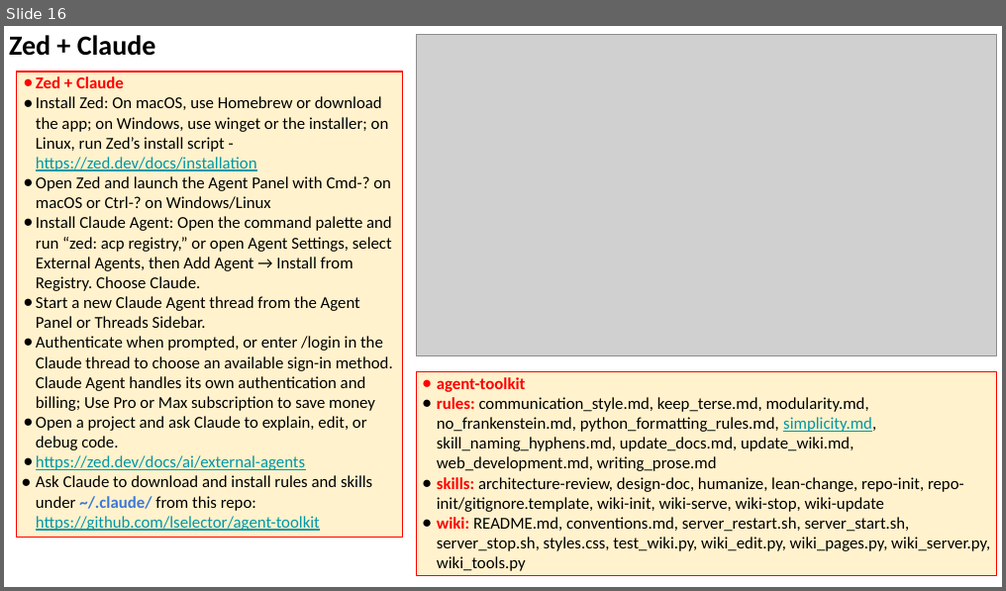
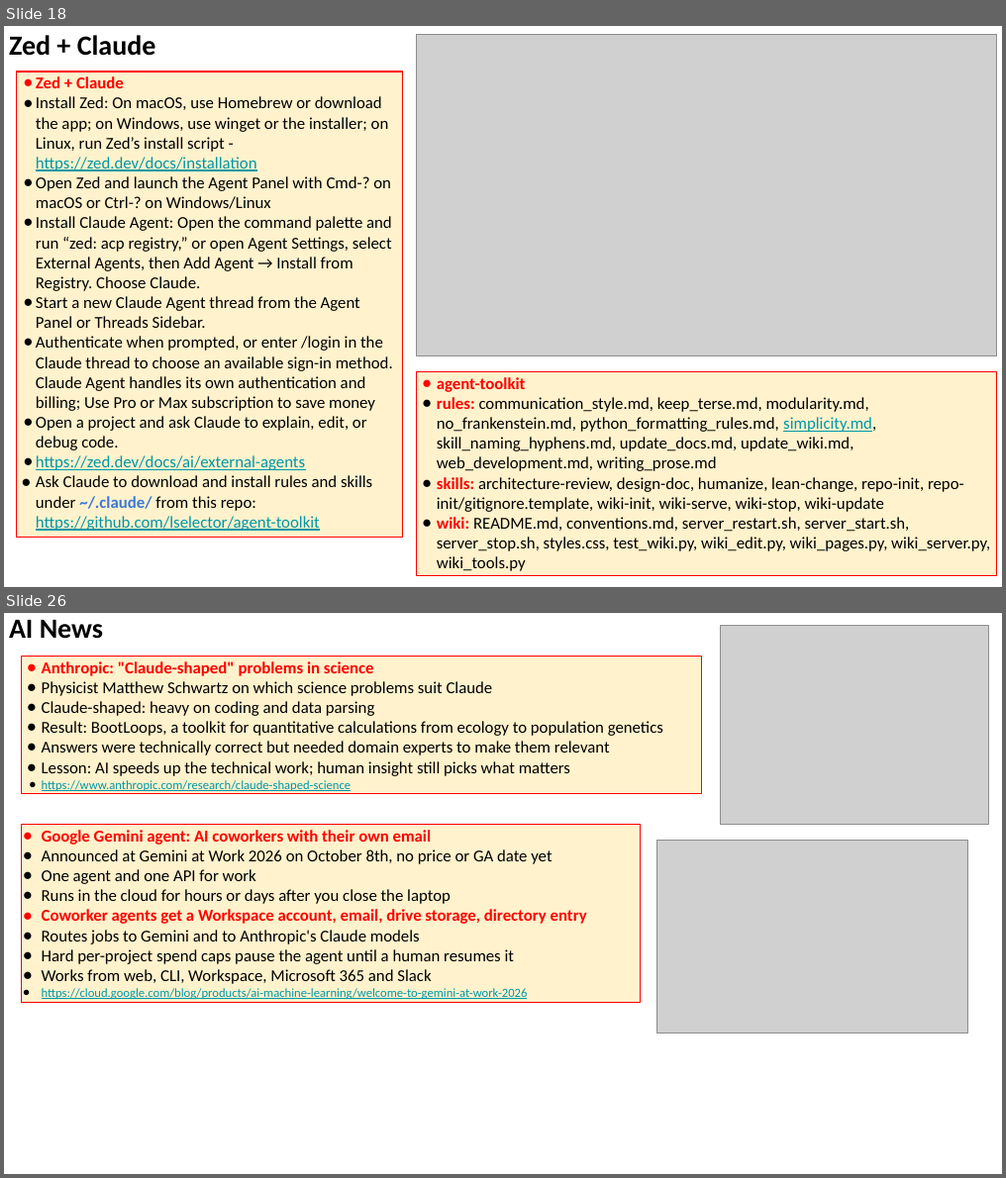
Before and after one commit to lselector/seminar, a slide deck: 2026/2026-10-09-AI-News.pptx. Shown one above the other, each under a label of ours: slide 16 before the commit, slides 18 and 26 after it; the slides between them are not shown. The pictures are 1006x591 and 1006x1178 pixels, drawn with LibreOffice and Linux fonts; fonts in the diff are those of the drawing; grey boxes stand for pictures. Boxes give left, top, right and bottom in pixels: in the first picture for what was removed or moved away, otherwise in the second. Text is boxed around its words. In the diff, an @@ line names an element or a change of style, - is before the commit and + after.

```diff
--- a/2026/2026-10-09-AI-News.pptx
+++ b/2026/2026-10-09-AI-News.pptx
@@ slide 26 added at [4, 613, 1002, 1174], background #FFFFFF @@
@@ text added at [9, 619, 103, 639], 20 pt, text #000000, bold @@
+AI News
@@ picture added at [721, 626, 988, 825] @@
@@ rectangle added at [22, 656, 703, 793], fill #FFF2CC, outline #FF0000 0.75 pt, 12 pt, text #000000 @@
+● Anthropic: "Claude-shaped" problems in science
+● Physicist Matthew Schwartz on which science problems suit Claude
+● Claude-shaped: heavy on coding and data parsing
+● Result: BootLoops, a toolkit for quantitative calculations from ecology to population genetics
+● Answers were technically correct but needed domain experts to make them relevant
+● Lesson: AI speeds up the technical work; human insight still picks what matters
+● https://www.anthropic.com/research/claude-shaped-science
@@ rectangle added at [22, 825, 641, 1003], fill #FFF2CC, outline #FF0000 0.75 pt, 12 pt, text #000000 @@
+● Google Gemini agent: AI coworkers with their own email
+● Announced at Gemini at Work 2026 on October 8th, no price or GA date yet
+● One agent and one API for work
+● Runs in the cloud for hours or days after you close the laptop
+● Coworker agents get a Workspace account, email, drive storage, directory entry
+● Routes jobs to Gemini and to Anthropic's Claude models
+● Hard per-project spend caps pause the agent until a human resumes it
+● Works from web, CLI, Workspace, Microsoft 365 and Slack
+● https://cloud.google.com/blog/products/ai-machine-learning/welcome-to-gemini-at-work-2026
@@ picture added at [656, 841, 968, 1034] @@
@@ what was slide 16 is now slide 18 @@
```
Also in this commit, not shown: 19 slides changed, 2 other slides added, 5 slides removed.
